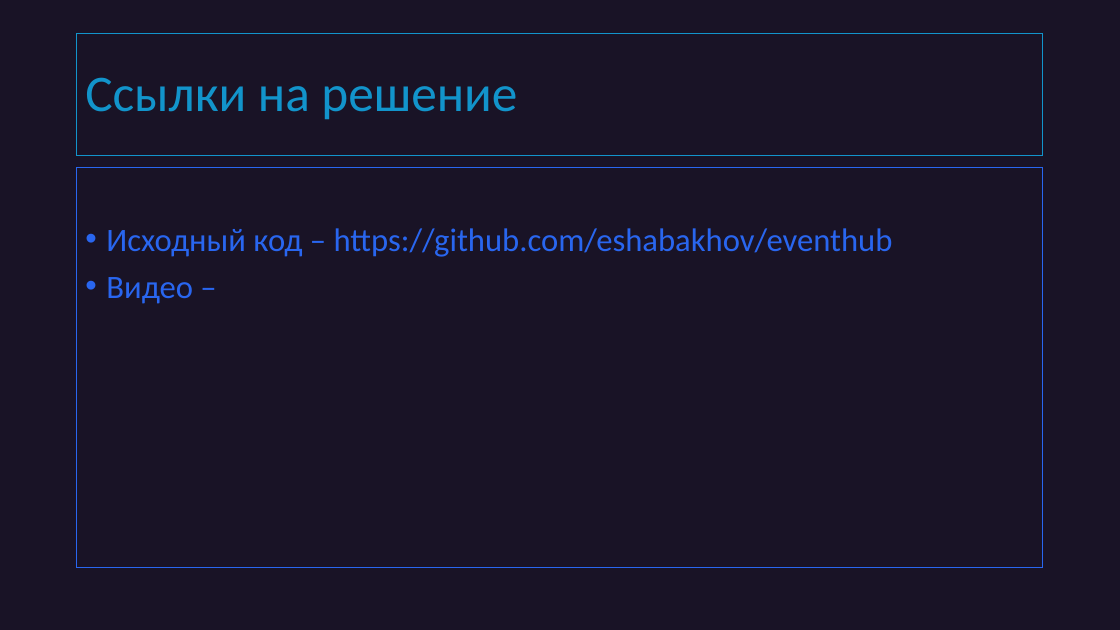
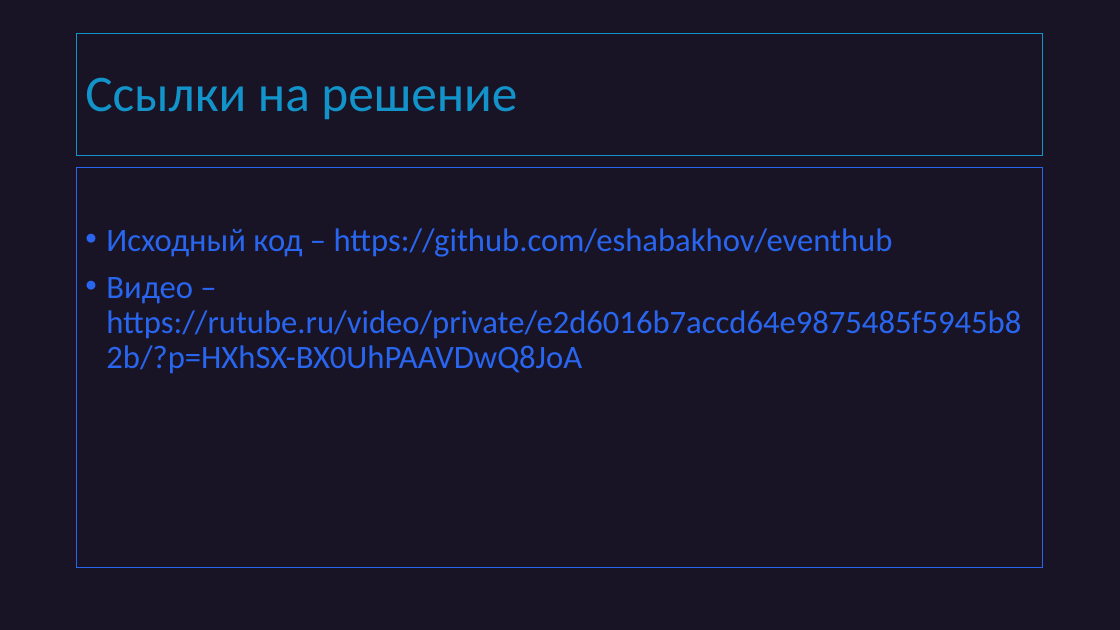
Before and after one commit to eshabakhov/eventhub, a slide deck: slide 6 of job-requirements/Eventhub_v2.pptx. Drawn at 1120x630 pixels with LibreOffice and Linux fonts; fonts in the diff are those of the drawing. Boxes give left, top, right and bottom in pixels: in the first picture for what was removed or moved away, otherwise in the second. Text is boxed around its words. In the diff, an @@ line names an element or a change of style, - is before the commit and + after.

```diff
--- a/job-requirements/Eventhub_v2.pptx
+++ b/job-requirements/Eventhub_v2.pptx
@@ text at (x1=106, y1=277, x2=1021, y2=374): text changed @@
-• Видео –
+• Видео – https://rutube.ru/video/private/e2d6016b7accd64e9875485f5945b82b/?p=HXhSX-BX0UhPAAVDwQ8JoA
```
Also in this commit, not shown: 1 other file.
